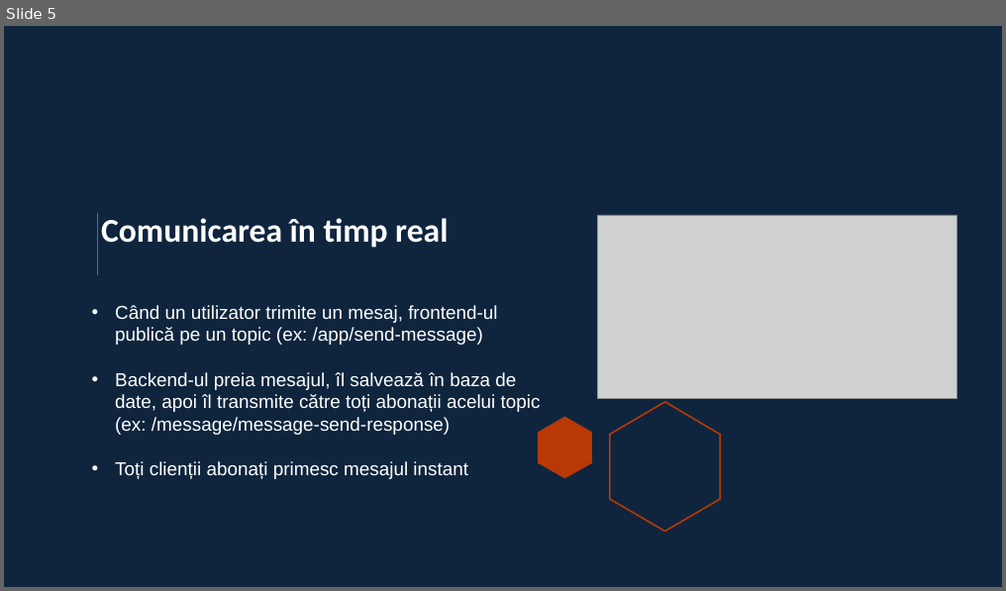
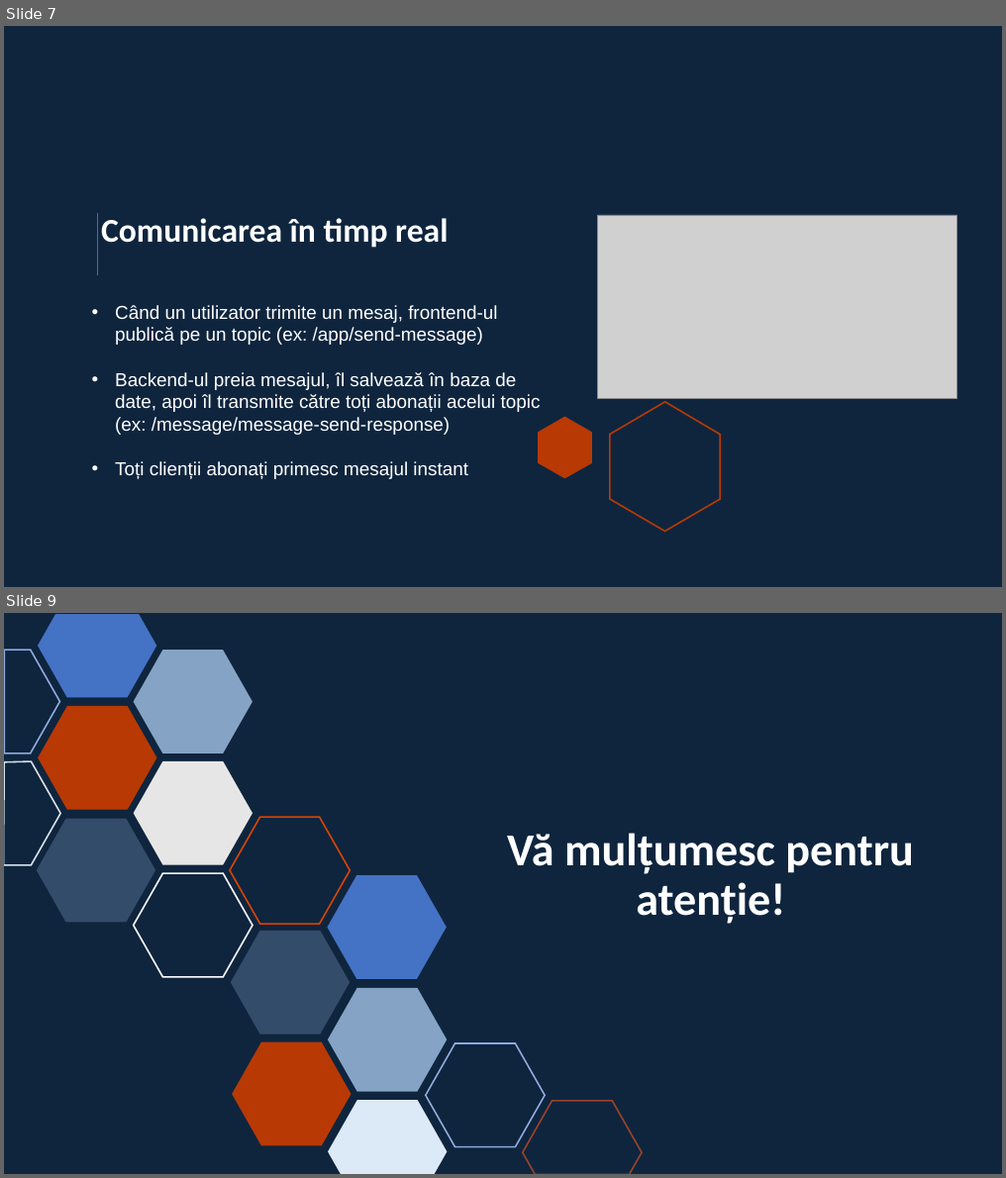
Before and after one commit to janina280/CampusConnect, a slide deck: Documentation/CampusConnect.pptx. Shown one above the other, each under a label of ours: slide 5 before the commit, slides 7 and 9 after it; the slides between them are not shown. The pictures are 1006x591 and 1006x1178 pixels, drawn with LibreOffice and Linux fonts; fonts in the diff are those of the drawing; grey boxes stand for pictures; background and template pictures are left out. Boxes give left, top, right and bottom in pixels: in the first picture for what was removed or moved away, otherwise in the second. Text is boxed around its words. In the diff, an @@ line names an element or a change of style, - is before the commit and + after.

```diff
--- a/Documentation/CampusConnect.pptx
+++ b/Documentation/CampusConnect.pptx
@@ slide 9 added at [4,613,1002,1174], background #0F253E @@
@@ freeform shape added at [38,614,156,697], fill #4472C4 @@
@@ freeform shape added at [4,650,59,754], outline #8FAADC 1.5 pt @@
@@ hexagon added at [134,650,252,754], fill #85A3C4 @@
@@ hexagon added at [38,706,156,810], fill #B83903 @@
@@ freeform shape added at [4,761,60,866], outline #D6E0EB 1.5 pt @@
@@ hexagon added at [134,761,252,865], fill #E7E6E6 @@
@@ hexagon added at [37,819,155,923], fill #334C6A @@
@@ hexagon added at [230,817,350,925], outline #D84400 1.5 pt @@
@@ title added at [507,833,914,924], 44 pt, text #FFFFFF, bold @@
+Vă mulțumesc pentru atenție!
@@ hexagon added at [134,873,252,977], outline #FFFFFF 1.5 pt @@
@@ hexagon added at [328,875,447,980], fill #4472C4 @@
@@ hexagon added at [231,931,350,1035], fill #334C6A @@
@@ hexagon added at [328,988,447,1092], fill #85A3C4 @@
@@ hexagon added at [232,1043,350,1147], fill #B83903 @@
@@ hexagon added at [426,1044,545,1148], outline #8FAADC 1.5 pt @@
@@ freeform shape added at [328,1100,448,1174], fill #DCE9F7 @@
@@ freeform shape added at [523,1101,642,1174], outline #98432A 1.5 pt @@
@@ what was slide 5 is now slide 7 @@
```
Also in this commit, not shown: 2 slides changed, 3 other slides added, 2 slides removed.
